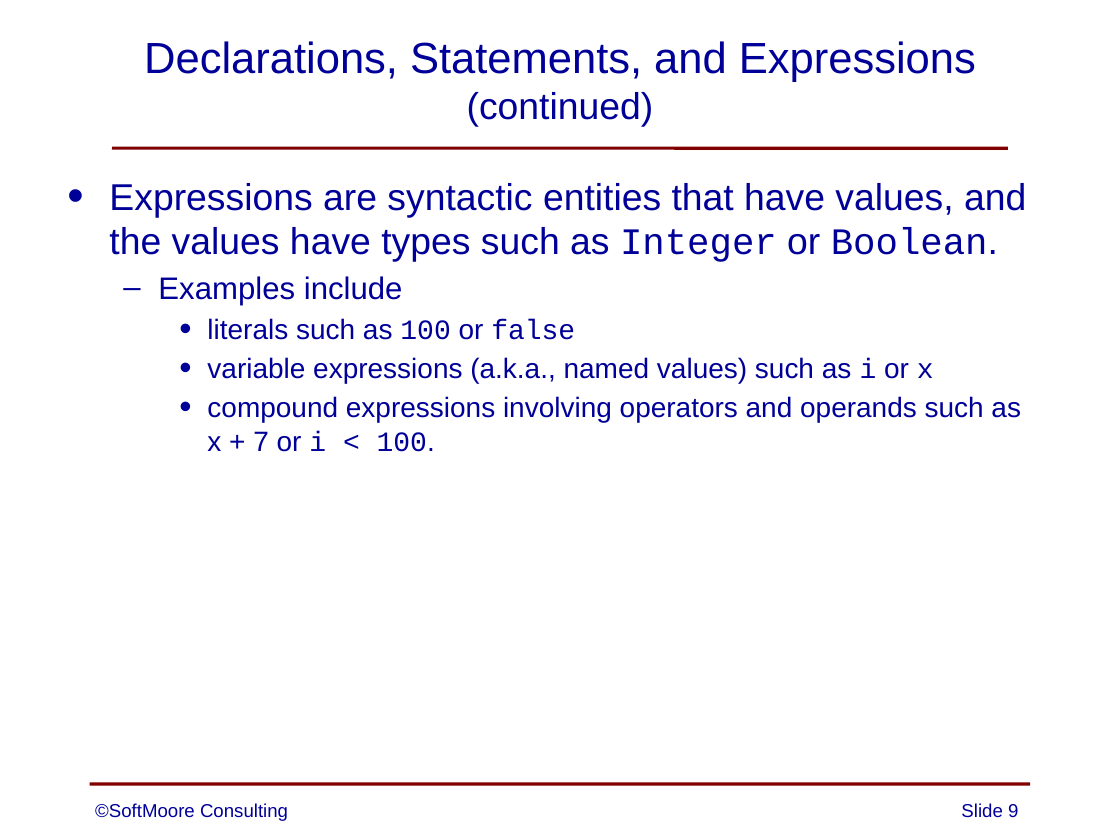
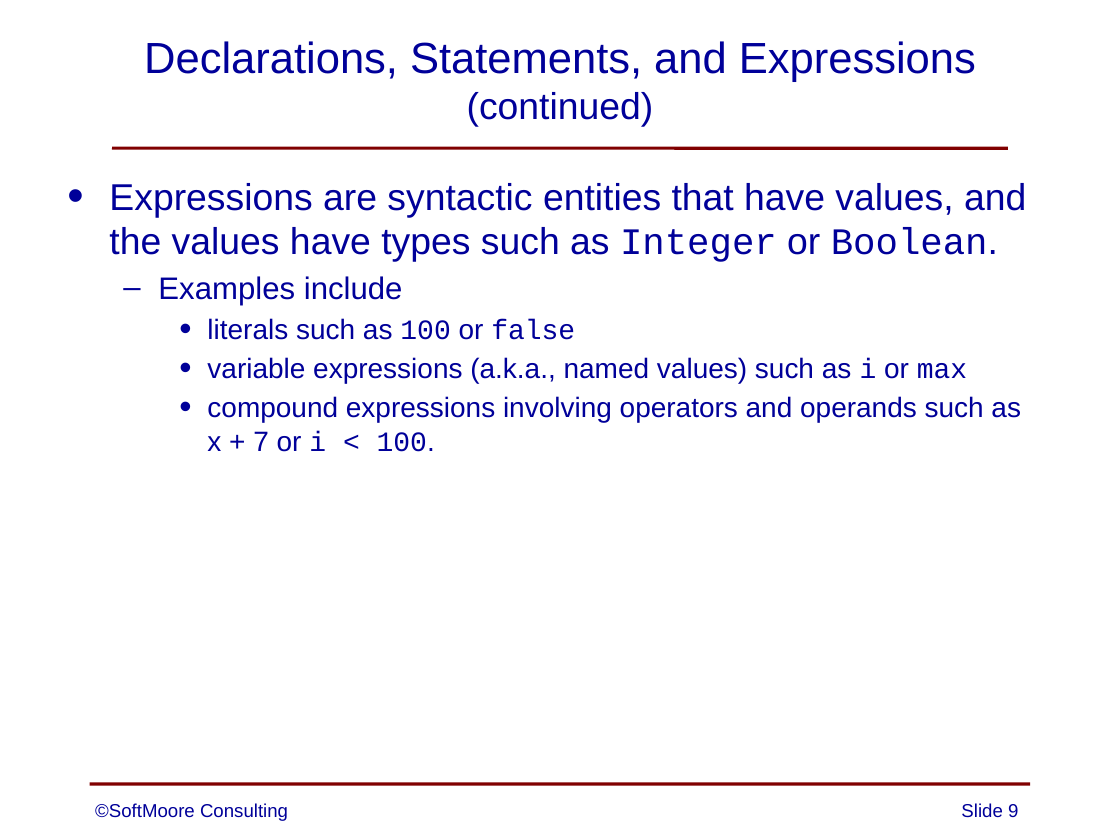
Before and after one commit to SoftMoore/CPRL-Kt-2nd, a slide deck: slide 9 of PowerPoints/04 - Definition of CPRL.pptx. Drawn at 1120x840 pixels with LibreOffice and Linux fonts; fonts in the diff are those of the drawing. Boxes give left, top, right and bottom in pixels: in the first picture for what was removed or moved away, otherwise in the second. Text is boxed around its words. In the diff, an @@ line names an element or a change of style, - is before the commit and + after.

```diff
--- a/PowerPoints/04 - Definition of CPRL.pptx
+++ b/PowerPoints/04 - Definition of CPRL.pptx
@@ text at <box>207,357,967,383</box>: text changed @@
-    • variable expressions (a.k.a., named values) such as i or x
+    • variable expressions (a.k.a., named values) such as i or max
```
Also in this commit, not shown: 3 other slides changed, 2 other files.
